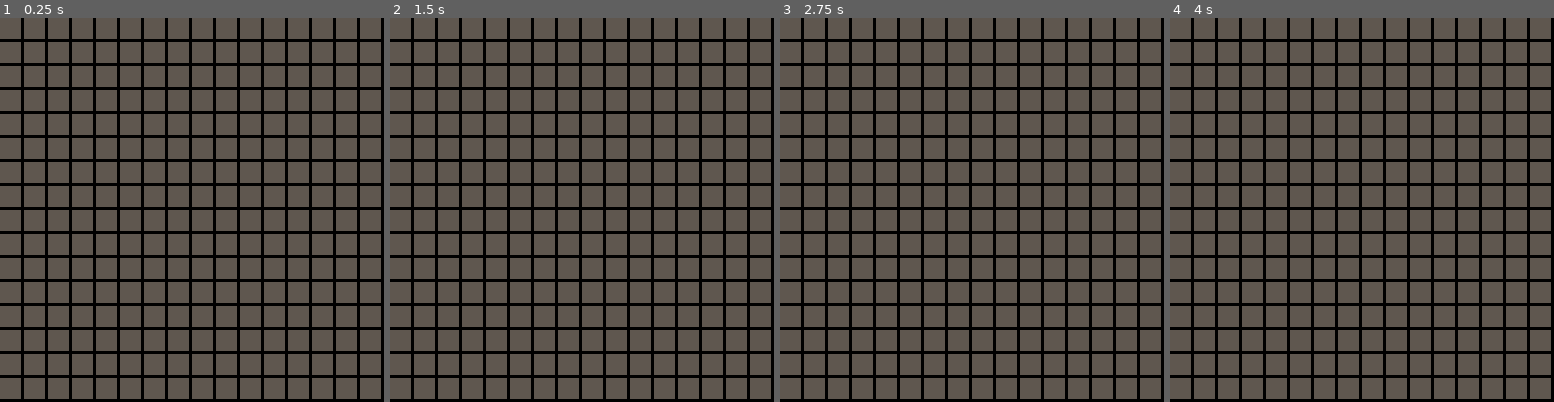
Above: before the commit, frames 1-4 (left to right).
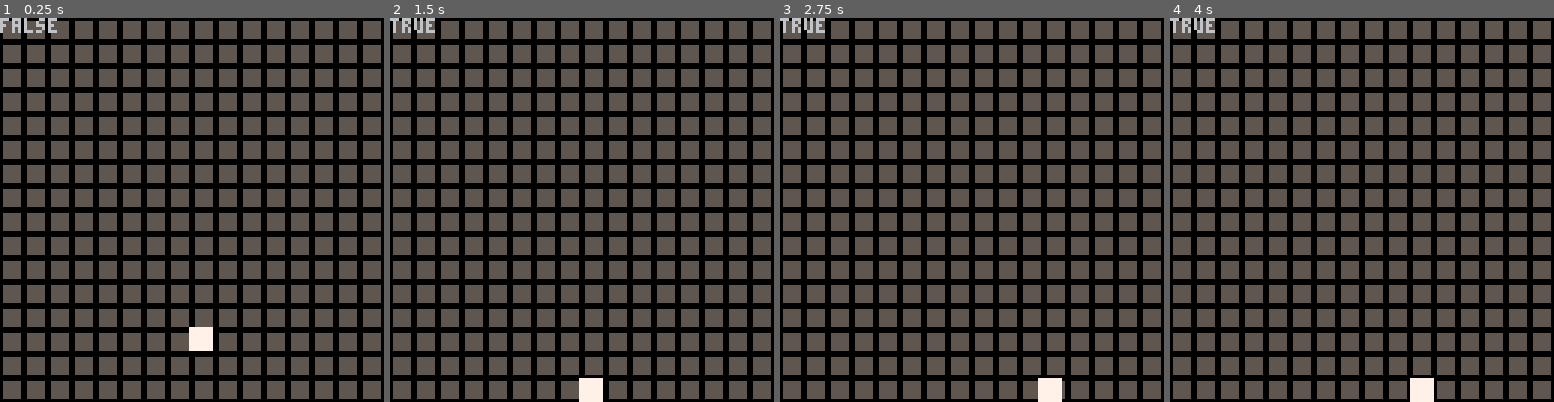
Above: after the commit, the same moments.

Repository: alstonStone/pico8_T-Jump
Game: PICO-8 cartridge t-jump.p8
Two runs of this game, one before a commit and one after it. Both use one fixed random seed, a clock stepped at 60 frames per second and the inputs below.
Inputs:
- Up to frame 1 (0.25 s): no input
- Up to frame 2 (1.5 s): tap X (X key) at 0.33, 1.07 s
- Up to frame 3 (2.75 s): hold Right 1.6-2.1 s; tap X (X key) at 1.85 s; hold Right from 2.47 s (still down)
- Up to frame 4 (4 s): tap X (X key) at 2.97 s; release Right at 3.03 s; hold Left 3.08-3.58 s

The runs differ from the first frame. In frame 1, 21% of the frame differs, in the area x 0-100%, y 0-100%; in frame 2, 21%; in frame 3, 21%; in frame 4, 21%.

Commit message:
player movement
added player movment left, right and jump. added a is_grounded check for jumping and gravity. Jumping works similar to flappy bird jump physics.

Diff:
--- a/t-jump.p8
+++ b/t-jump.p8
@@ -4,27 +4,66 @@
 --main--
 
 function _init()
-
+	p_init()
 end
 
 
 function _update()
-
+	p_update()
 end
 
 
 function _draw()
 	cls()
 	map()
+	p_draw()
+end
+-->8
+--player--
+
+function p_init()
+	px=63
+	py=63
+	is_grounded=false
+	gravity=5
+	p_speed=1
+	jump=0
+	jump_str=10
+end
+
+
+function p_update()
+	if (py>=120) py=120 is_grounded=true
+	if (not is_grounded) py+=gravity
+
+	if (btn(⬅️)) px-=p_speed
+	if (btn(➡️)) px+=p_speed
+	--jump logic--
+	if is_grounded and (btn(❎)) then
+		jump=jump_str
+		is_grounded=false
+	end
+	py-=jump
+	if (jump>0) jump-=1
+	--end jump logic
+
+
+
+end
+
+
+function p_draw()
+	spr(1,px,py)
+	print(is_grounded)
 end
 __gfx__
-00000000777777775555555000000000000000000000000000000000000000000000000000000000000000000000000000000000000000000000000000000000
-00000000777777775555555000000000000000000000000000000000000000000000000000000000000000000000000000000000000000000000000000000000
-00700700777777775555555000000000000000000000000000000000000000000000000000000000000000000000000000000000000000000000000000000000
-00077000777777775555555000000000000000000000000000000000000000000000000000000000000000000000000000000000000000000000000000000000
-00077000777777775555555000000000000000000000000000000000000000000000000000000000000000000000000000000000000000000000000000000000
-00700700777777775555555000000000000000000000000000000000000000000000000000000000000000000000000000000000000000000000000000000000
-00000000777777775555555000000000000000000000000000000000000000000000000000000000000000000000000000000000000000000000000000000000
+00000000777777770000000000000000000000000000000000000000000000000000000000000000000000000000000000000000000000000000000000000000
+00000000777777770555555000000000000000000000000000000000000000000000000000000000000000000000000000000000000000000000000000000000
+00700700777777770555555000000000000000000000000000000000000000000000000000000000000000000000000000000000000000000000000000000000
+00077000777777770555555000000000000000000000000000000000000000000000000000000000000000000000000000000000000000000000000000000000
+00077000777777770555555000000000000000000000000000000000000000000000000000000000000000000000000000000000000000000000000000000000
+00700700777777770555555000000000000000000000000000000000000000000000000000000000000000000000000000000000000000000000000000000000
+00000000777777770555555000000000000000000000000000000000000000000000000000000000000000000000000000000000000000000000000000000000
 00000000777777770000000000000000000000000000000000000000000000000000000000000000000000000000000000000000000000000000000000000000
 __map__
 0202020202020202020202020202020200000000000000000000000000000000000000000000000000000000000000000000000000000000000000000000000000000000000000000000000000000000000000000000000000000000000000000000000000000000000000000000000000000000000000000000000000000000
